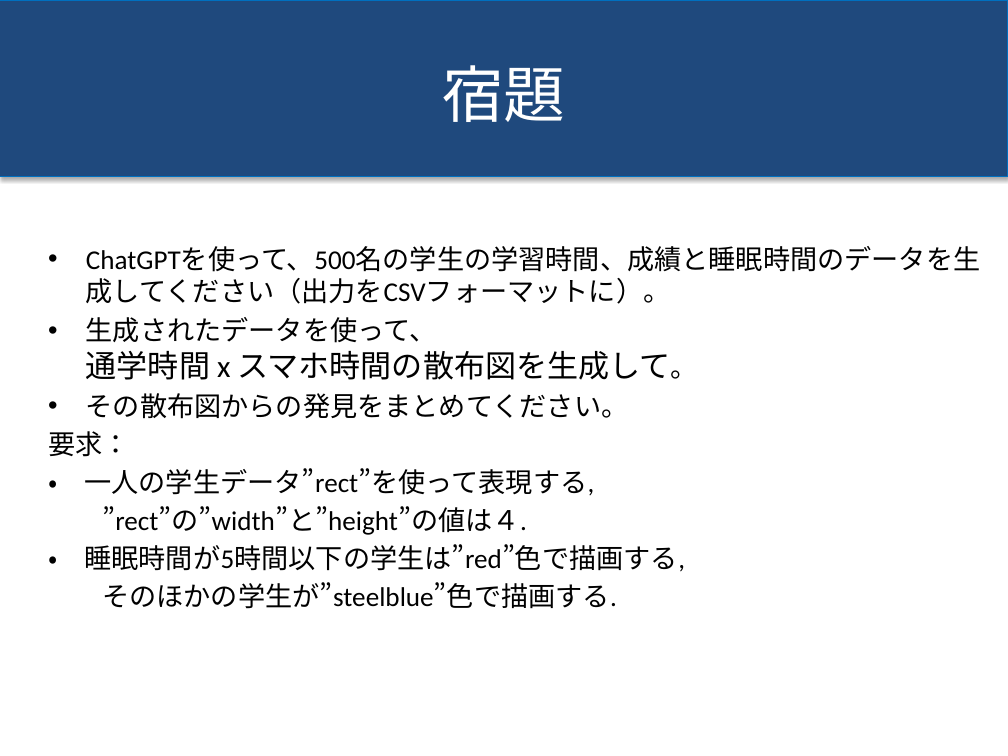
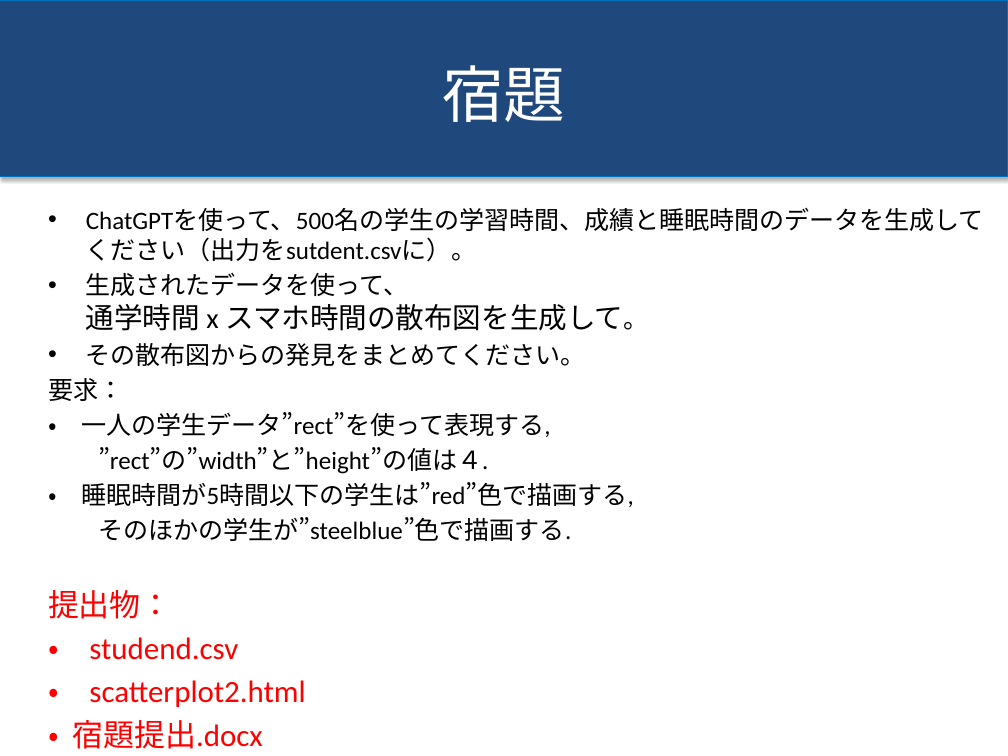
Before and after one commit to sit-xinli/infovis-1, a slide deck: slide 30 of データ可視化講義v2.pptx. Drawn at 1008x756 pixels with LibreOffice and Linux fonts; fonts in the diff are those of the drawing. Boxes give left, top, right and bottom in pixels: in the first picture for what was removed or moved away, otherwise in the second. Text is boxed around its words. In the diff, an @@ line names an element or a change of style, - is before the commit and + after.

```diff
--- a/データ可視化講義v2.pptx
+++ b/データ可視化講義v2.pptx
@@ text at [86, 208, 984, 262]: text changed; size 19.4 to 17.9 pt @@
-• ChatGPTを使って、500名の学生の学習時間、成績と睡眠時間のデータを生成してください（出力をCSVフォーマットに）。
+• ChatGPTを使って、500名の学生の学習時間、成績と睡眠時間のデータを生成してください（出力をsutdent.csvに）。
@@ text at [48, 273, 648, 541]: size 19.4 to 17.9 pt in "生成されたデータを使って、 スマホ時間の散布図を生成して。", "その散布図からの発見をまとめてください。", "要求：", "・ 一人の学生データ”rect”を使って表現する," and 3 more places; size 22.2 to 20.4 pt in "通学時間 x スマホ時間の散布図を生成して。" @@
@@ text at [48, 590, 305, 707]: paragraphs added @@
+提出物：
+・ studend.csv
+・ scatterplot2.html
+・ 宿題提出.docx
```
Also in this commit, not shown: 1 other slide changed, 2 other files.
